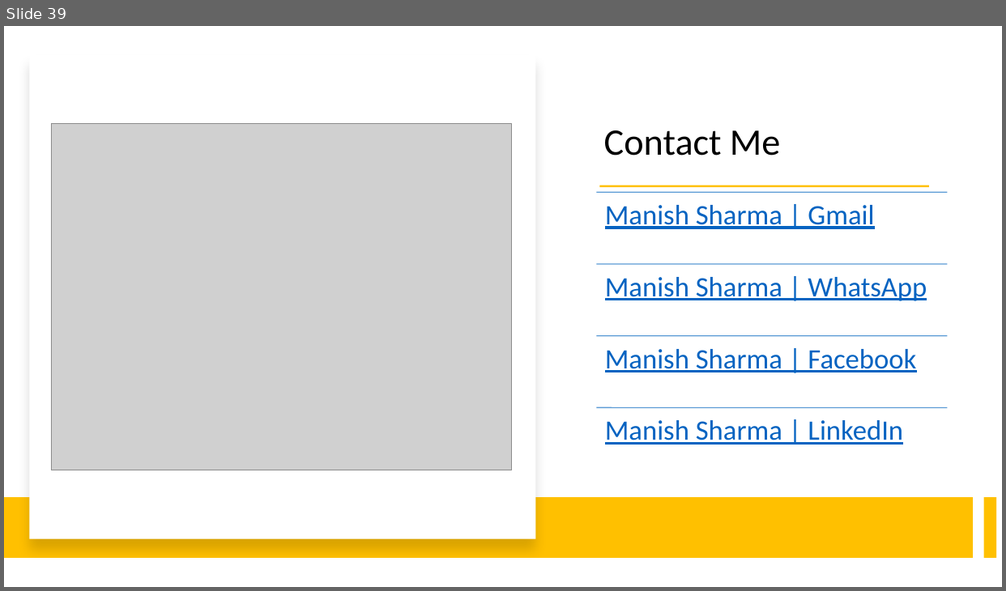
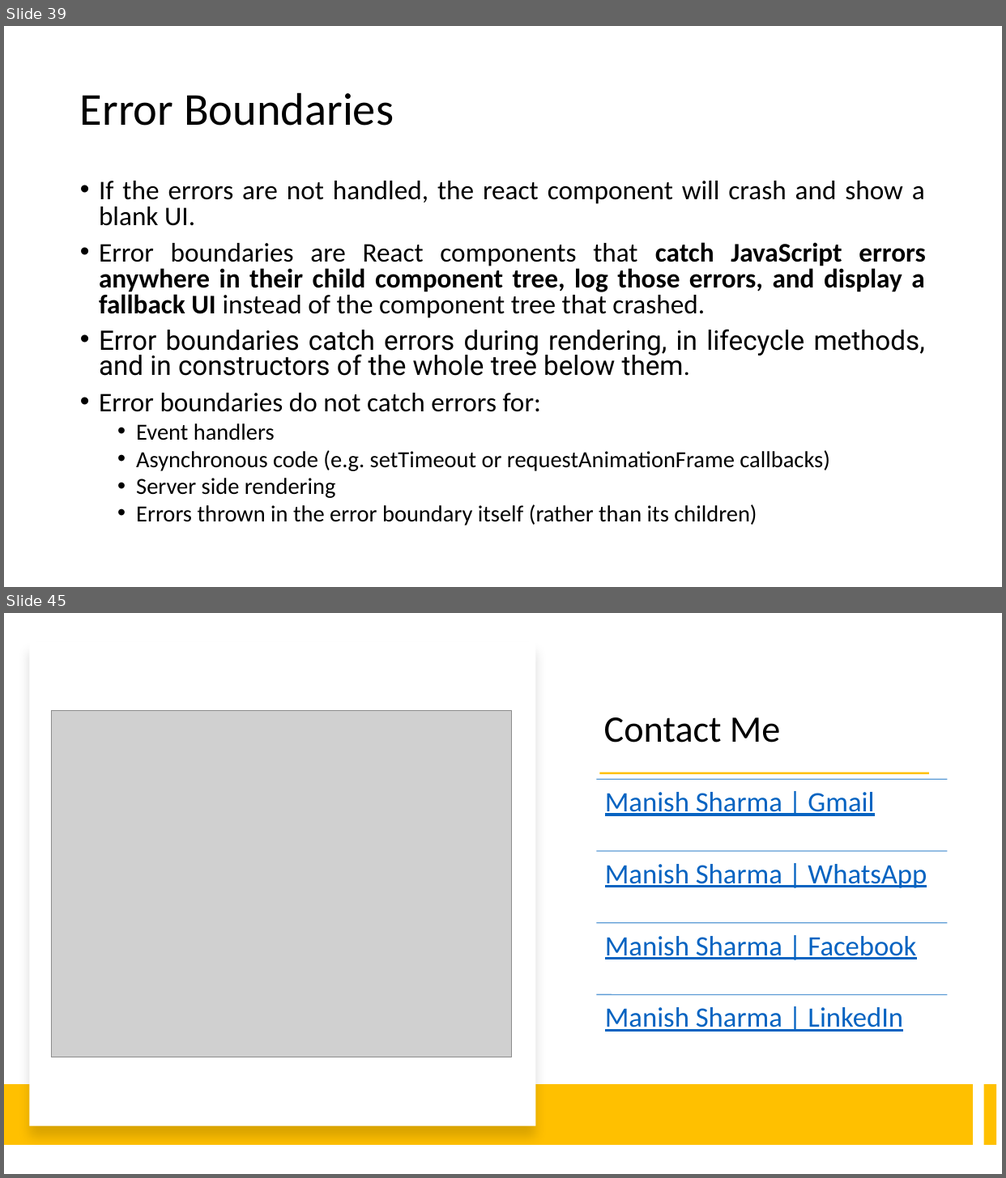
Before and after one commit to rath321/react-training-aug, a slide deck: Notes/React.pptx. Shown one above the other, each under a label of ours: slide 39 before the commit, slides 39 and 45 after it; the slides between them are not shown. The pictures are 1006x591 and 1006x1178 pixels, drawn with LibreOffice and Linux fonts; fonts in the diff are those of the drawing; grey boxes stand for pictures. Boxes give left, top, right and bottom in pixels: in the first picture for what was removed or moved away, otherwise in the second. Text is boxed around its words. In the diff, an @@ line names an element or a change of style, - is before the commit and + after.

```diff
--- a/Notes/React.pptx
+++ b/Notes/React.pptx
@@ slide 39 added at <box>4,26,1002,587</box>, background #FFFFFF @@
@@ title added at <box>80,92,394,126</box>, 44 pt, text #000000 @@
+Error Boundaries
@@ text added at <box>99,181,925,526</box>, 25.9 pt, text #000000 @@
+• If the errors are not handled, the react component will crash and show a blank UI.
+• Error boundaries are React components that catch JavaScript errors anywhere in their child component tree, log those errors, and display a fallback UI instead of the component tree that crashed.
+• Error boundaries catch errors during rendering, in lifecycle methods, and in constructors of the whole tree below them.
+• Error boundaries do not catch errors for:
+  • Event handlers
+  • Asynchronous code (e.g. setTimeout or requestAnimationFrame callbacks)
+  • Server side rendering
+  • Errors thrown in the error boundary itself (rather than its children)
@@ what was slide 39 is now slide 45 @@
```
Also in this commit, not shown: 5 other slides added.
